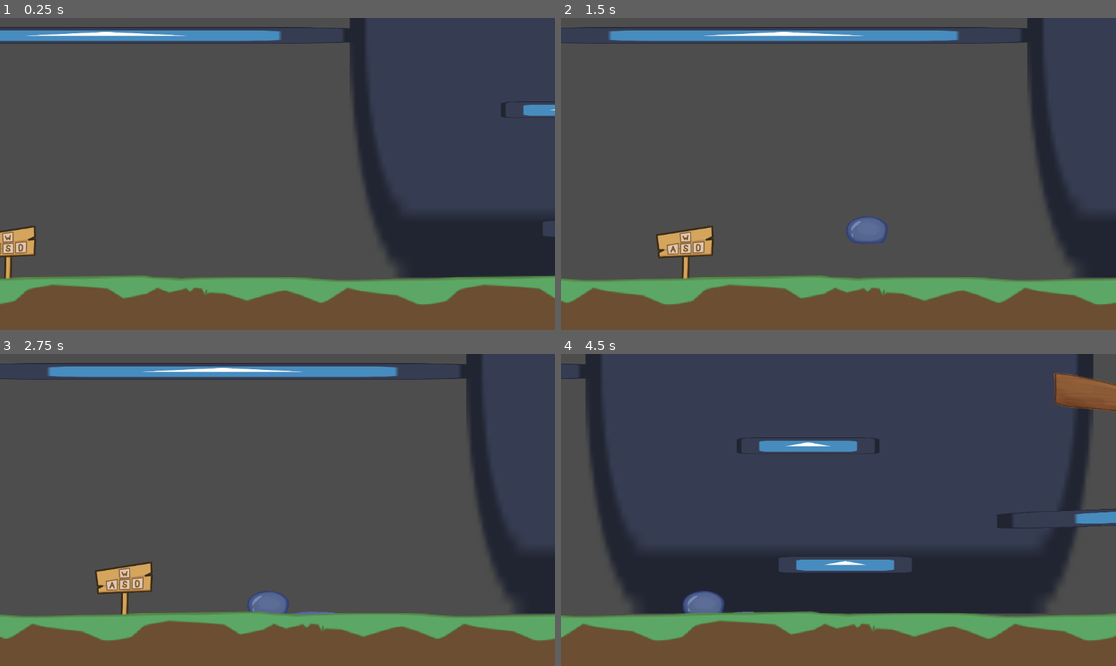
Above: before the commit, frames 1-4 (two rows, left to right).
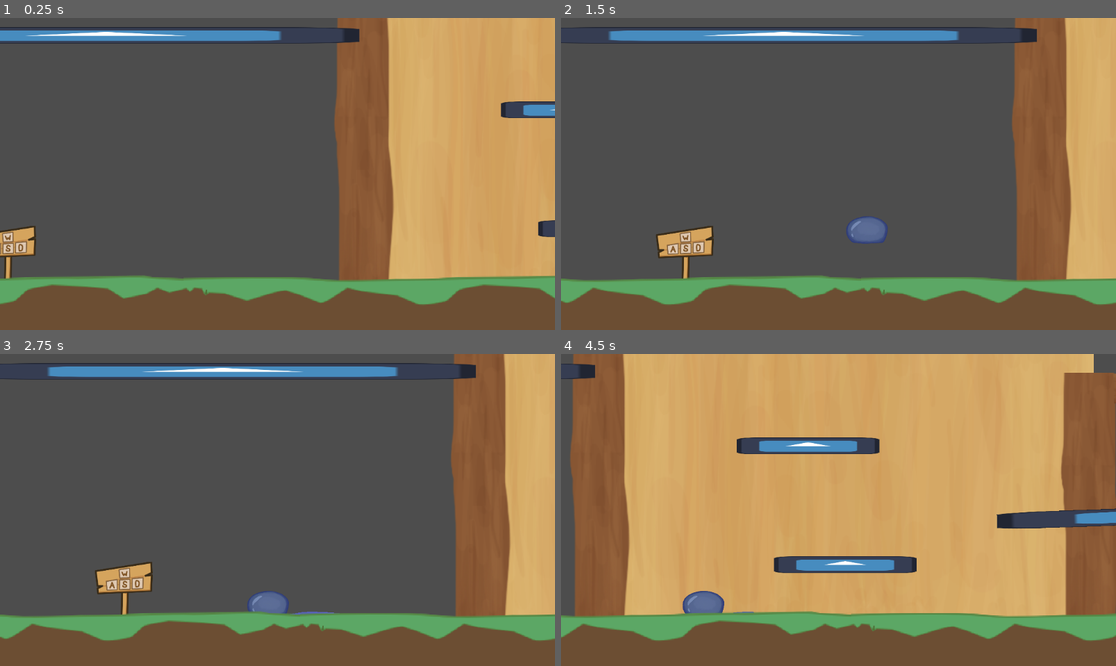
Above: after the commit, the same moments.

Repository: meatball133/GameJam2D
Game: Godot game, scene res://scenes/main.tscn
The game is run twice, just before and just after one commit, with the same random seed, the same clock (stepped at 60 frames per second) and the same inputs. The engine's default icon, where the game draws it, is replaced by a stand-in: a white triangle on a blue panel in a dark square. Sound files missing from this copy of the repository are replaced by a short silence.
Inputs:
- Up to frame 1 (0.25 s): no input
- Up to frame 2 (1.5 s): tap Enter (ui_accept) at 0.5 s; hold D (right) from 0.53 s (still down); tap W (jump) at 0.77 s
- Up to frame 3 (2.75 s): tap W (jump) at 1.52 s; release D (right) at 2.03 s; hold A (left) from 2.03 s (still down)
- Up to frame 4 (4.5 s): release A (left) at 2.78 s; hold D (right) 2.78-4.28 s; tap W (jump) at 3.02, 3.77 s; hold A (left) from 4.28 s (still down)

The runs differ from the first frame. In frame 1, 32% of the frame differs, in the area x 60-100%, y 0-85%; in frame 2, 15%; in frame 3, 15%; in frame 4, 76%, in the area x 1-100%, y 0-85%.

Commit message:
lade till lite på trädet

Diff:
--- a/scenes/main.tscn
+++ b/scenes/main.tscn
@@ -1,8 +1,8 @@
-
-[gd_scene load_steps=19 format=3 uid="uid://o824tquqxdf"]
-
+[gd_scene load_steps=21 format=3 uid="uid://o824tquqxdf"]
 
 [ext_resource type="Script" path="res://scripts/player.gd" id="1_5c3xm"]
+[ext_resource type="Texture2D" uid="uid://bm7pp4x5ftvox" path="res://textures/trunk_side.png" id="1_cygdh"]
+[ext_resource type="Texture2D" uid="uid://dx1axoa3uhmp0" path="res://textures/trunk_bg.png" id="1_xqglc"]
 [ext_resource type="Texture2D" uid="uid://cantsi63d7wy4" path="res://icon.svg" id="2_yw5w0"]
 [ext_resource type="Texture2D" uid="uid://b2fra0u4apoq0" path="res://textures/Placeholder-Dirt-Ground-Gamejam.svg" id="3_17gvx"]
 [ext_resource type="Texture2D" uid="uid://c7vvvmkvyfb1h" path="res://textures/WASD-sign-jam.svg" id="3_82046"]
@@ -12,8 +12,8 @@
 [ext_resource type="Script" path="res://scripts/trail.gd" id="5_txe5k"]
 [ext_resource type="AudioStream" uid="uid://dp1q6se66sl0f" path="res://music/mibbo-theme.mp3" id="6_67nx3"]
 [ext_resource type="Texture2D" uid="uid://beyiklljstowp" path="res://textures/Leaf-gamejam.svg" id="6_a1ps7"]
-[ext_resource type="Texture2D" uid="uid://drmbfcv0456qa" path="res://textures/bransch_1.png" id="7_gl83y"]
 [ext_resource type="Script" path="res://scripts/music.gd" id="7_hkprh"]
+[ext_resource type="Texture2D" uid="uid://3onjcfjyrgx" path="res://textures/branch_1.png" id="9_0sjd1"]
 
 [sub_resource type="RectangleShape2D" id="RectangleShape2D_2u52f"]
 size = Vector2(27, 24)
@@ -40,11 +40,48 @@
 
 [node name="Main" type="Node2D"]
 
-[node name="TreeTrunk" type="Sprite2D" parent="."]
+[node name="TreeTrunk" type="Control" parent="."]
 z_index = -2
-position = Vector2(0, -1190)
+layout_mode = 3
+anchors_preset = 0
+offset_top = -1190.0
+offset_bottom = -1190.0
 scale = Vector2(4.70375, 18.5573)
-texture = ExtResource("2_yw5w0")
+
+[node name="TrunkBg" type="Sprite2D" parent="TreeTrunk"]
+position = Vector2(0.425193, 57.3898)
+scale = Vector2(0.212596, 0.0538872)
+texture = ExtResource("1_xqglc")
+
+[node name="TrunkBg2" type="Sprite2D" parent="TreeTrunk"]
+position = Vector2(0.425, 37.452)
+scale = Vector2(0.212596, 0.0538872)
+texture = ExtResource("1_xqglc")
+
+[node name="TrunkBg3" type="Sprite2D" parent="TreeTrunk"]
+position = Vector2(0.425193, 17.5672)
+scale = Vector2(0.212596, 0.0538872)
+texture = ExtResource("1_xqglc")
+
+[node name="TrunkSide" type="Sprite2D" parent="TreeTrunk"]
+position = Vector2(-53.787, 57.39)
+scale = Vector2(0.212596, 0.0538872)
+texture = ExtResource("1_cygdh")
+
+[node name="TrunkSide2" type="Sprite2D" parent="TreeTrunk"]
+position = Vector2(-53.787, 37.452)
+scale = Vector2(0.212596, 0.0538872)
+texture = ExtResource("1_cygdh")
+
+[node name="TrunkSide3" type="Sprite2D" parent="TreeTrunk"]
+position = Vector2(70, 57.9827)
+scale = Vector2(0.212596, 0.0506836)
+texture = ExtResource("1_cygdh")
+
+[node name="TrunkSide4" type="Sprite2D" parent="TreeTrunk"]
+position = Vector2(70, 34.9191)
+scale = Vector2(0.212596, 0.0401957)
+texture = ExtResource("1_cygdh")
 
 [node name="WASDSign" type="Sprite2D" parent="."]
 position = Vector2(-707, -29)
@@ -104,7 +141,7 @@
 one_way_collision = true
 
 [node name="Branch5" type="StaticBody2D" parent="."]
-position = Vector2(387, -263)
+position = Vector2(457, -263)
 scale = Vector2(2.06527, 1)
 
 [node name="CollisionShape2D" type="CollisionShape2D" parent="Branch5"]
@@ -114,7 +151,7 @@
 [node name="Bransch1" type="Sprite2D" parent="Branch5"]
 position = Vector2(30.0203, 29)
 scale = Vector2(0.146, 0.3)
-texture = ExtResource("7_gl83y")
+texture = ExtResource("9_0sjd1")
 
 [node name="Branch2" type="StaticBody2D" parent="."]
 position = Vector2(-508, -176)
Binary file added: textures/branch_1.png
Not shown, changed: textures/branch_1.png.import
Binary file removed: textures/bransch_1.png
Binary file added: textures/trunk_bg.png
Not shown, added: textures/trunk_bg.png.import
Binary file added: textures/trunk_side.png
Not shown, added: textures/trunk_side.png.import
